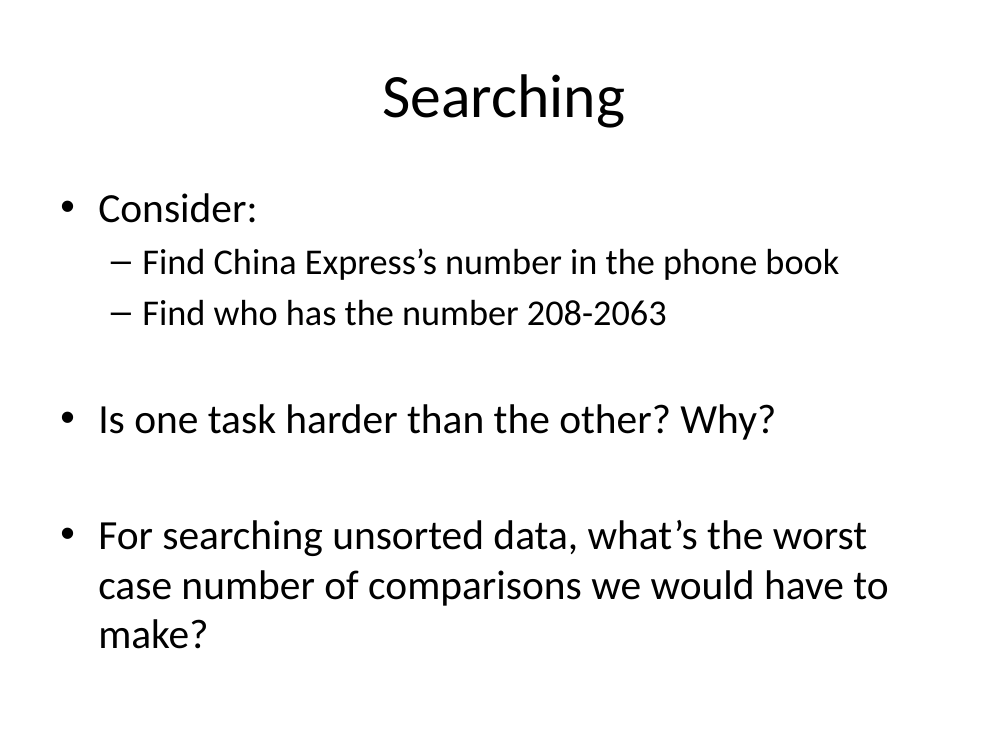
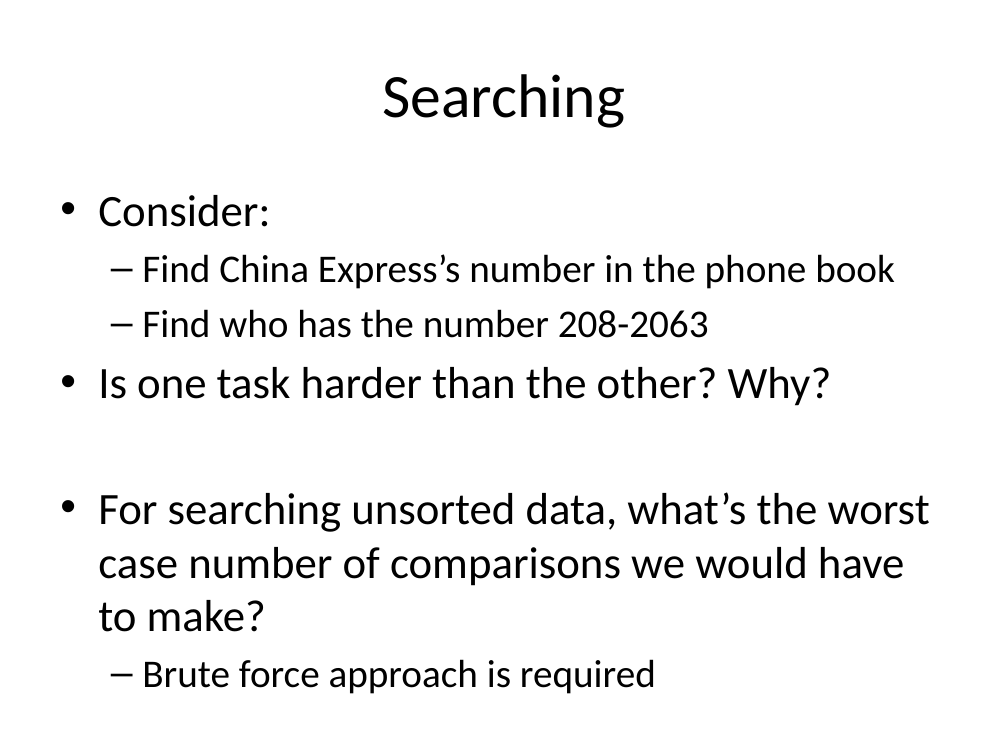
Before and after one commit to RHIT-CSSE/csse220, a slide deck: slide 17 of ClassMaterials/Sorting/Slides/SortingAndSearching.pptx (slide 14 before the commit). Drawn at 1008x756 pixels with LibreOffice and Linux fonts; fonts in the diff are those of the drawing. Boxes give left, top, right and bottom in pixels: in the first picture for what was removed or moved away, otherwise in the second. Text is boxed around its words. In the diff, an @@ line names an element or a change of style, - is before the commit and + after.

```diff
--- a/ClassMaterials/Sorting/Slides/SortingAndSearching.pptx
+++ b/ClassMaterials/Sorting/Slides/SortingAndSearching.pptx
@@ text at [98, 195, 930, 632]: size 29.6 to 32 pt in "Consider:", "Is one task harder than the other? ...", "For searching unsorted data, what’s the worst ..."; size 25.9 to 28 pt in "Find China Express’s number in the phone ...", "Find who has the number 208-2063" @@
@@ text at [142, 659, 656, 694]: paragraph added @@
+  – Brute force approach is required
```
Also in this commit, not shown: 9 other slides changed, 5 slides added, 2 slides removed.
